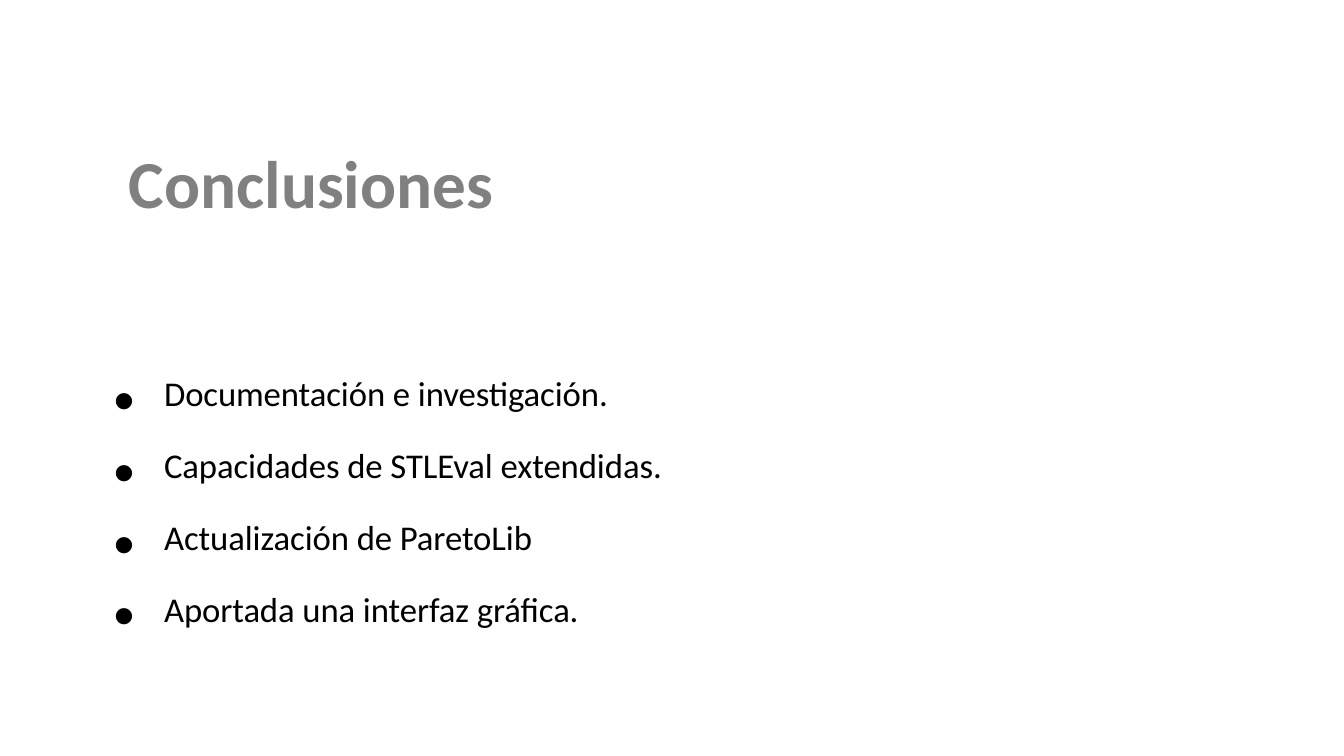
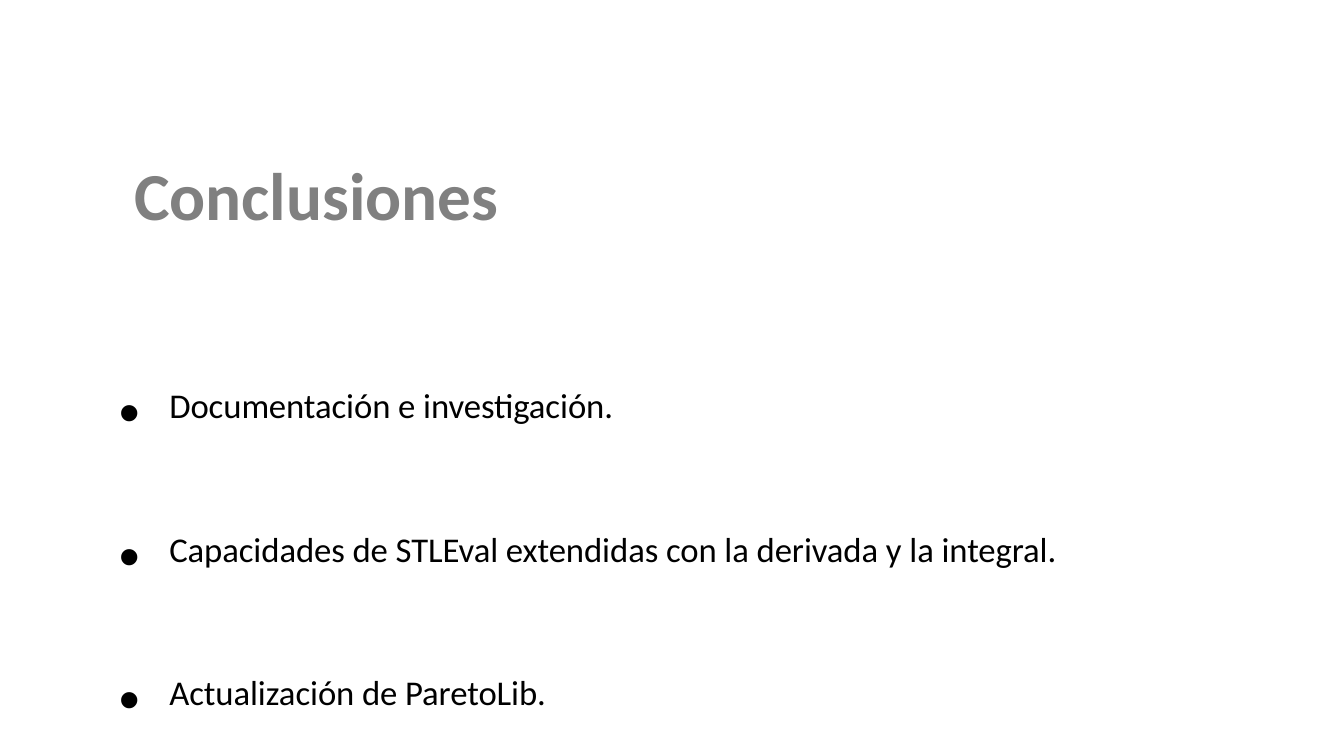
Before and after one commit to nachorequeno/tfg_ciberfisicos, a slide deck: slide 22 of slides/plantilla_usada.pptx (slide 21 before the commit). Drawn at 1344x756 pixels with LibreOffice and Linux fonts; fonts in the diff are those of the drawing; background and template pictures are left out. Boxes give left, top, right and bottom in pixels: in the first picture for what was removed or moved away, otherwise in the second. Text is boxed around its words. In the diff, an @@ line names an element or a change of style, - is before the commit and + after.

Commit message:
Update

```diff
--- a/slides/plantilla_usada.pptx
+++ b/slides/plantilla_usada.pptx
@@ text "Conclusiones": place and size @@
-text "Conclusiones" at (129,161,662,628)
+text "Conclusiones" at (134,173,1057,706)
@@ text at (169,538,1057,706): text changed @@
-• Capacidades de STLEval extendidas.
-• Actualización de ParetoLib
+• Capacidades de STLEval extendidas con la derivada y la integral.
+• Actualización de ParetoLib.
```
Also in this commit, not shown: 5 other slides changed, 2 slides added.
